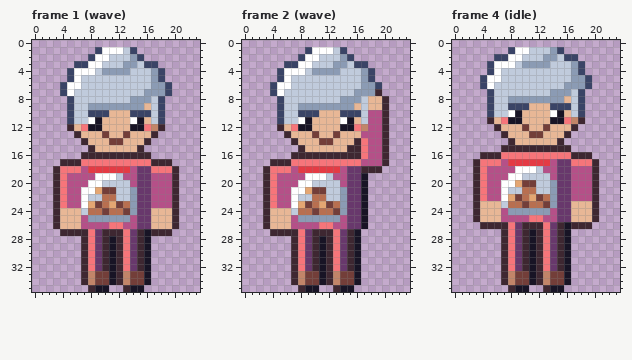
One commit to this pixel-art file: art/depths/biscuit-neighbour@50.aseprite. That is the earlier state.
24x36 pixels, 4 frames. Shown: frame 1 (wave), frame 2 (wave), frame 4 (idle). The commit also changed other frames, which this record leaves out.
The result:
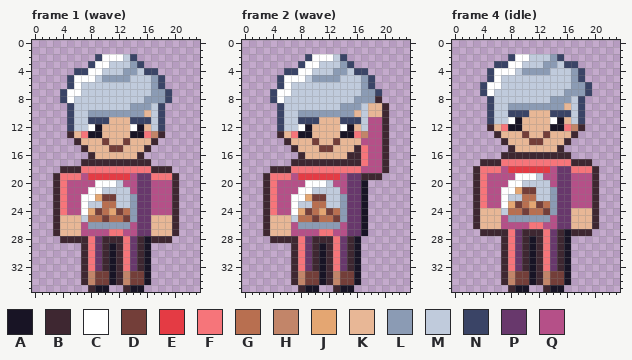
Palette (. is transparent): A #181425  B #3e2731  C #ffffff  D #733e39  E #e43b44  F #f6757a  G #b86f50  H #c28569  J #e4a672  K #e8b796  L #8b9bb4  M #c0cbdc  N #3a4466  P #68386c  Q #b55088
What changed:
Changed rows in their new state; - is an unchanged pixel.
Frame 1 (wave):
first column x 3:
 1 ------......------
 2 -----.N-CC-N.-----
 3 ---..N-C--M-N..---
 4 --.NN-CMMM-L-NN.--
 5 ----CC-LLLL-------
 6 -.N------------N.-
 7 ---C---------M----
 8 -NC--------MM-LLN-
 9 -----MMMMMM--L----
10 -----LLLLLLLLK----
11 -----NNN---NNN----
12 --NMMC-----C-KMN--
13 --BKFAAK--KAAFHB--
14 ---BK--DKKD--KB---
15 ----BK--DD--KB----
16 ----.-KKKKKK-.----
17 -...BBBBBBBBBB...-
18 .BBBFFFFFFFFFFBBB.
19 --FF-EEEEEE---FFF-
20 -----Q-CC-Q-------
21 ----Q-CMM--Q------
22 -----CJDD---------
23 -----MM-GMM-------
24 -FQQCJDGJDG---QQQ-
25 ----MGGDGGDL------
26 -----LLLLLL-------
27 BKKKQQQQFFQQPPKKKB
28 -BBB----B-----BBB-
Frame 2 (wave):
first column x 3:
 1 ------......------
 2 -----.N-CC-N.-----
 3 ---..N-C--M-N..---
 4 --.NN-CMMM-L-NN.--
 5 ----CC-LLLL-------
 6 -.N------------N.-
 7 ---C---------M--N-
 8 -NC--------MM-LLB.
 9 -----MMMMMM--L----
10 -----LLLLLLLLK-KK-
11 -----NNN---NNN----
12 --NMMC-----C-KM---
13 --BKFAAK--KAAFH---
14 ---BK--DKKD--KQ---
15 ----BK--DD--K-----
16 ----.-KKKKKK------
17 -...BBBBBBBBBBF---
18 .BBBFFFFFFFFFFQQQB
19 --FF-EEEEEE---BBB-
20 -----Q-CC-Q-------
21 ----Q-CMM--Q------
22 -----CJDD---------
23 -----MM-GMM-------
24 -FQQCJDGJDG-------
25 ----MGGDGGDL------
26 -----LLLLLL-------
27 BKKKQQQQFFQQPPA---
28 -BBB----B---------
Frame 4 (idle):
first column x 3:
 1 -----........-----
 2 ---..N-C--M-N..---
 3 --.NN-CMMM-L-NN.--
 4 ----CC-LLLL-------
 5 -.N------------N.-
 6 ---C---------M----
 7 -NC--------MM-LLN-
 8 -----MMMMMM--L----
 9 -----LLLLLLLLK----
10 -----NNN---NNN----
11 --NMMC-----C-KMN--
12 --BKFAAK--KAAFHB--
13 ---BK--DKKD--KB---
14 ----BK--DD--KB----
15 ----.-KKKKKK-.----
16 -...BBBBBBBBBB...-
17 .BBBFFFFFFFFFFBBB.
18 --FF-EEEEEE---FFF-
19 -----Q-CC-Q-------
20 ----Q-CMM--Q------
21 -----CJDD---------
22 -----MM-GMM-------
23 -FQQCJDGJDG---QQQ-
24 ----MGGDGGDL------
25 -----LLLLLL-------
26 BKKKQQQQFFQQPPKKKB
27 -BBB----B-----BBB-
Pixel boxes of the changes (left, top, right, bottom) in both pictures:
changed: (53, 47, 179, 243)
changed: (263, 47, 389, 243)
changed: (473, 47, 599, 236)
